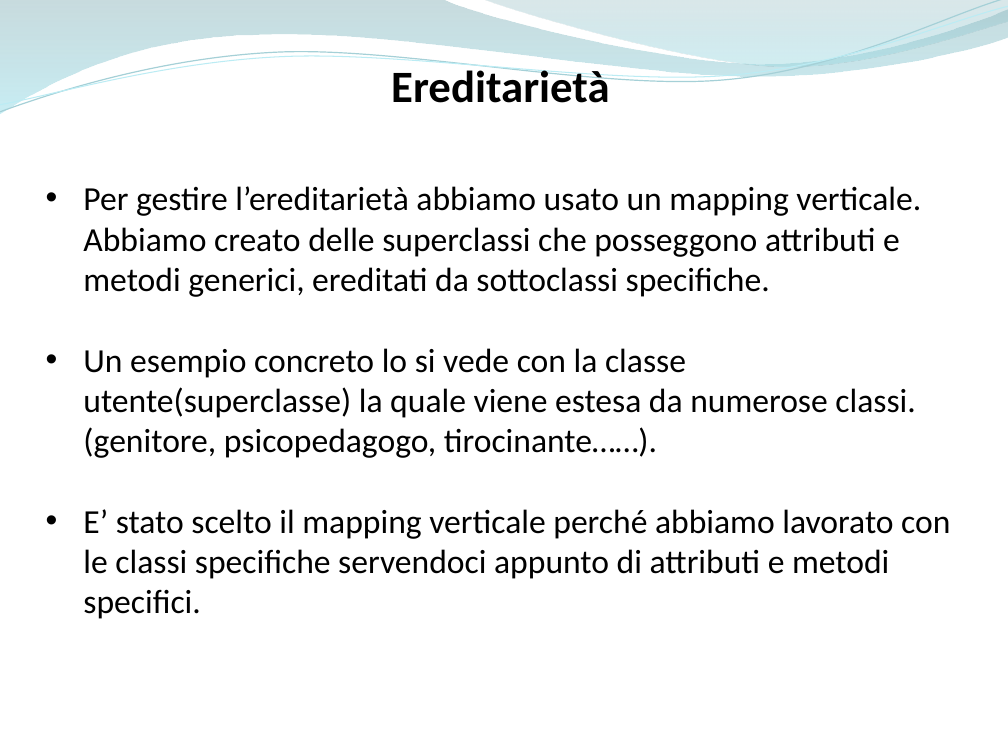
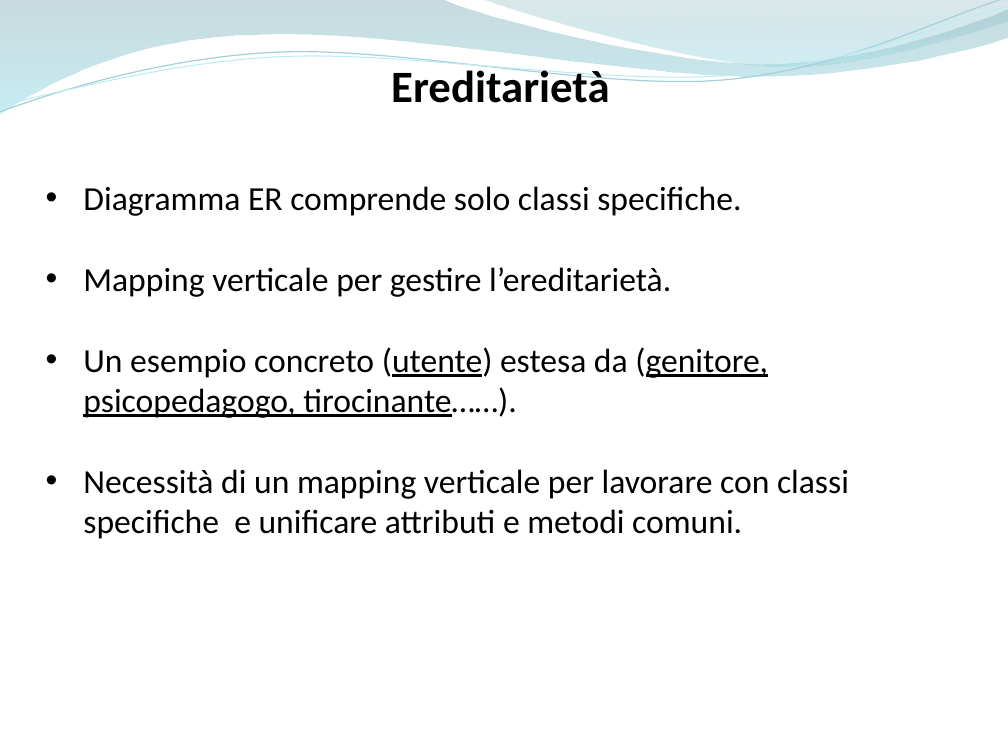
Before and after one commit to ammirate/at-silo, a slide deck: slide 7 of Presentazione/Atsilo2/Luigi/Luigi_PresentazioneFinale.pptx. Drawn at 1008x756 pixels with LibreOffice and Linux fonts; fonts in the diff are those of the drawing. Boxes give left, top, right and bottom in pixels: in the first picture for what was removed or moved away, otherwise in the second. Text is boxed around its words. In the diff, an @@ line names an element or a change of style, - is before the commit and + after.

```diff
--- a/Presentazione/Atsilo2/Luigi/Luigi_PresentazioneFinale.pptx
+++ b/Presentazione/Atsilo2/Luigi/Luigi_PresentazioneFinale.pptx
@@ text at <box>83,186,849,539</box>: text changed @@
-• Per gestire l’ereditarietà abbiamo usato un mapping verticale. Abbiamo creato delle superclassi che posseggono attributi e metodi generici, ereditati da sottoclassi specifiche.
-• Un esempio concreto lo si vede con la classe utente(superclasse) la quale viene estesa da numerose classi. (genitore, psicopedagogo, tirocinante……).
-• E’ stato scelto il mapping verticale perché abbiamo lavorato con le classi specifiche servendoci appunto di attributi e metodi specifici.
+• Diagramma ER comprende solo classi specifiche.
+• Mapping verticale per gestire l’ereditarietà.
+• Un esempio concreto (utente) estesa da (genitore, psicopedagogo, tirocinante……).
+• Necessità di un mapping verticale per lavorare con classi specifiche e unificare attributi e metodi comuni.
```
Also in this commit, not shown: 7 other slides changed, 1 slide added.
